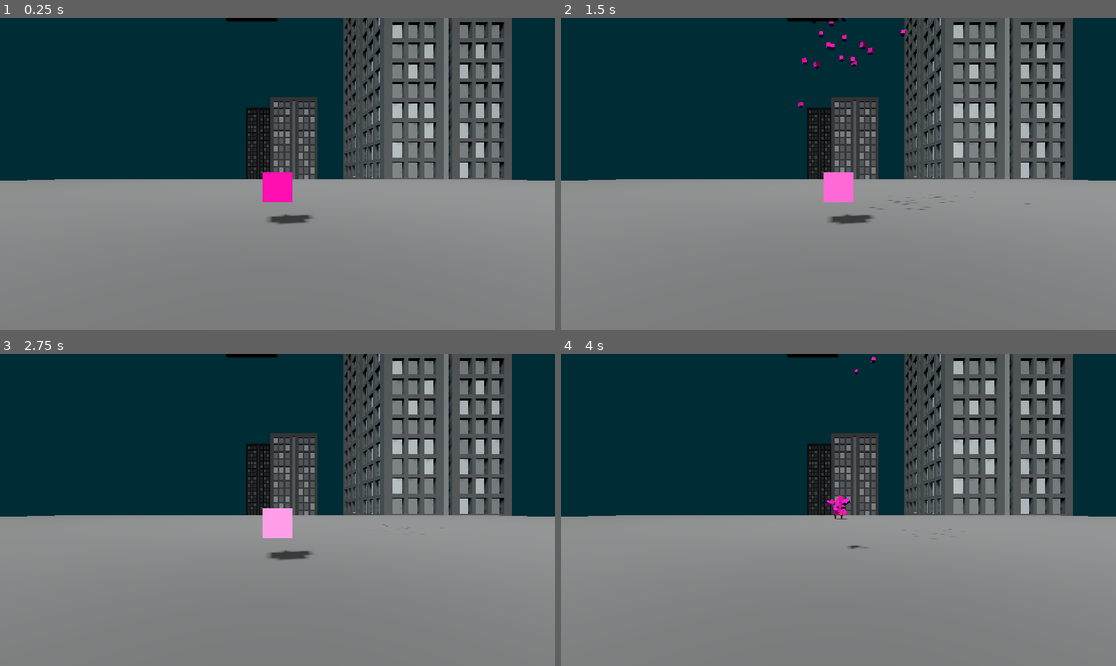
Above: before the commit, frames 1-4 (two rows, left to right).
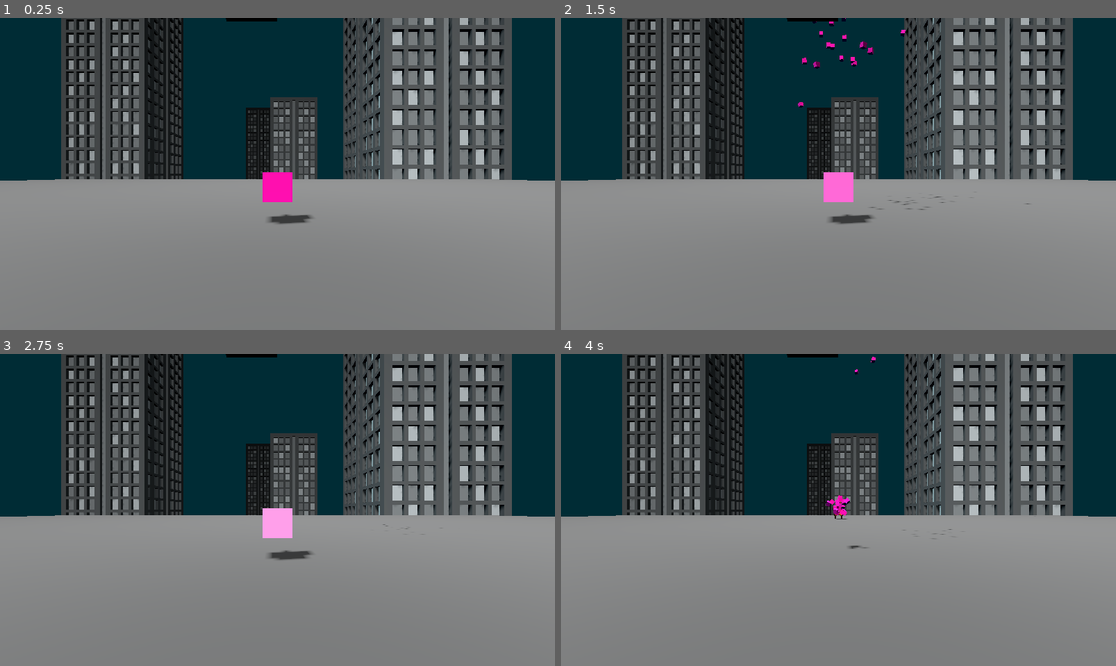
Above: after the commit, the same moments.

Repository: Majsek/Project_BC
Game: Godot game, scene res://scenes/world.tscn
Same seed, same stepped clock (60 frames per second), same inputs: the game is played once before the commit and once after it.
Inputs:
- Up to frame 1 (0.25 s): no input
- Up to frame 2 (1.5 s): tap Enter (ui_accept) at 0.5, 0.77 s
- Up to frame 3 (2.75 s): tap Enter (ui_accept) at 1.52 s
- Up to frame 4 (4 s): tap Enter (ui_accept) at 3.02, 3.77 s

The runs differ from the first frame. In frame 1, 17% of the frame differs, in the area x 11-91%, y 0-52%; in frame 2, 17%; in frame 3, 17%; in frame 4, 17%.

Commit message:
more skycrapers

Diff:
--- a/project.godot
+++ b/project.godot
@@ -14,6 +14,10 @@
 run/main_scene="res://scenes/world.tscn"
 config/features=PackedStringArray("4.2", "GL Compatibility")
 config/icon="res://icon.svg"
+
+[editor]
+
+run/main_run_args="--verbose"
 
 [input]
 
--- a/scenes/world.tscn
+++ b/scenes/world.tscn
@@ -77,7 +77,7 @@
 light_energy = 0.262
 
 [node name="Skyscraper1" type="MeshInstance3D" parent="."]
-transform = Transform3D(-4.37114e-07, 0, 10, 0, 10, 0, -10, 0, -4.37114e-07, 42.7665, -13.9861, -66.917)
+transform = Transform3D(-4.37114e-07, 0, 10, 0, 10, 0, -10, 0, -4.37114e-07, 42.7665, -55.6956, -66.917)
 mesh = ExtResource("4_8dpod")
 
 [node name="Skyscraper2" type="MeshInstance3D" parent="."]
@@ -87,6 +87,20 @@
 
 [node name="Skyscraper3" type="MeshInstance3D" parent="."]
 transform = Transform3D(-4.37114e-07, 0, 10, 0, 10, 0, -10, 0, -4.37114e-07, 11.2397, -72.719, -153.815)
+mesh = ExtResource("4_8dpod")
+skeleton = NodePath("../Skyscraper1")
+
+[node name="Skyscraper4" type="MeshInstance3D" parent="."]
+transform = Transform3D(-10, 0, -8.74228e-07, 0, 10, 0, 8.74228e-07, 0, -10, -206.656, -13.9861, 24.2603)
+mesh = ExtResource("4_8dpod")
+
+[node name="Skyscraper5" type="MeshInstance3D" parent="."]
+transform = Transform3D(-10, 0, -8.74228e-07, 0, 10, 0, 8.74228e-07, 0, -10, -66.9853, -37.8581, -93.8508)
+mesh = ExtResource("4_8dpod")
+skeleton = NodePath("../Skyscraper1")
+
+[node name="Skyscraper6" type="MeshInstance3D" parent="."]
+transform = Transform3D(-10, 0, -8.74228e-07, 0, 10, 0, 8.74228e-07, 0, -10, -155.685, -72.719, -35.7335)
 mesh = ExtResource("4_8dpod")
 skeleton = NodePath("../Skyscraper1")
 
@@ -107,3 +121,31 @@
 [node name="MeshInstance3D" type="MeshInstance3D" parent="start_cube"]
 mesh = SubResource("BoxMesh_xmt4h")
 surface_material_override/0 = SubResource("StandardMaterial3D_bc172")
+
+[node name="Skyscraper7" type="MeshInstance3D" parent="."]
+transform = Transform3D(-10, 0, -8.74228e-07, 0, 10, 0, 8.74228e-07, 0, -10, 166.293, -13.9861, 55.1995)
+mesh = ExtResource("4_8dpod")
+
+[node name="Skyscraper8" type="MeshInstance3D" parent="."]
+transform = Transform3D(-10, 0, -8.74228e-07, 0, 10, 0, 8.74228e-07, 0, -10, 168.095, -37.8581, -62.9116)
+mesh = ExtResource("4_8dpod")
+skeleton = NodePath("../Skyscraper1")
+
+[node name="Skyscraper9" type="MeshInstance3D" parent="."]
+transform = Transform3D(-10, 0, -8.74228e-07, 0, 10, 0, 8.74228e-07, 0, -10, 79.3953, -12.7565, -4.79429)
+mesh = ExtResource("4_8dpod")
+skeleton = NodePath("../Skyscraper1")
+
+[node name="Skyscraper10" type="MeshInstance3D" parent="."]
+transform = Transform3D(-4.37114e-07, 0, 10, 0, 10, 0, -10, 0, -4.37114e-07, 42.7665, -55.6956, 166.012)
+mesh = ExtResource("4_8dpod")
+
+[node name="Skyscraper11" type="MeshInstance3D" parent="."]
+transform = Transform3D(-4.37114e-07, 0, 10, 0, 10, 0, -10, 0, -4.37114e-07, -99.338, -37.8581, 96.4931)
+mesh = ExtResource("4_8dpod")
+skeleton = NodePath("../Skyscraper1")
+
+[node name="Skyscraper12" type="MeshInstance3D" parent="."]
+transform = Transform3D(-4.37114e-07, 0, 10, 0, 10, 0, -10, 0, -4.37114e-07, 11.2397, -72.719, 79.1137)
+mesh = ExtResource("4_8dpod")
+skeleton = NodePath("../Skyscraper1")
--- a/scripts/projectile.gd
+++ b/scripts/projectile.gd
@@ -47,6 +47,8 @@
 #			print(color_.h)
 #			print(color_.h - body.color_.h)
 #			if (abs(color_.h - body.color_.h) < 0.10) or (abs((color_.h+1) - body.color_.h)  < 0.10):
+
+#TOHLE HODIT ČISTĚ JEN DO ENEMY.GD
 			var info : Array = body.hit_by_projectile(color_)
 			var dmg_dealt : int = info[0]
 			var enemy_color : Color = info[1]
--- a/scripts/world.gd
+++ b/scripts/world.gd
@@ -16,6 +16,7 @@
 func _ready():
 	interface_ = XRServer.find_interface("OpenXR")
 	if interface_ and interface_.is_initialized():
+		breakpoint
 		get_viewport().use_xr = true
 
 func setPlayer(player:Node3D) -> void:
